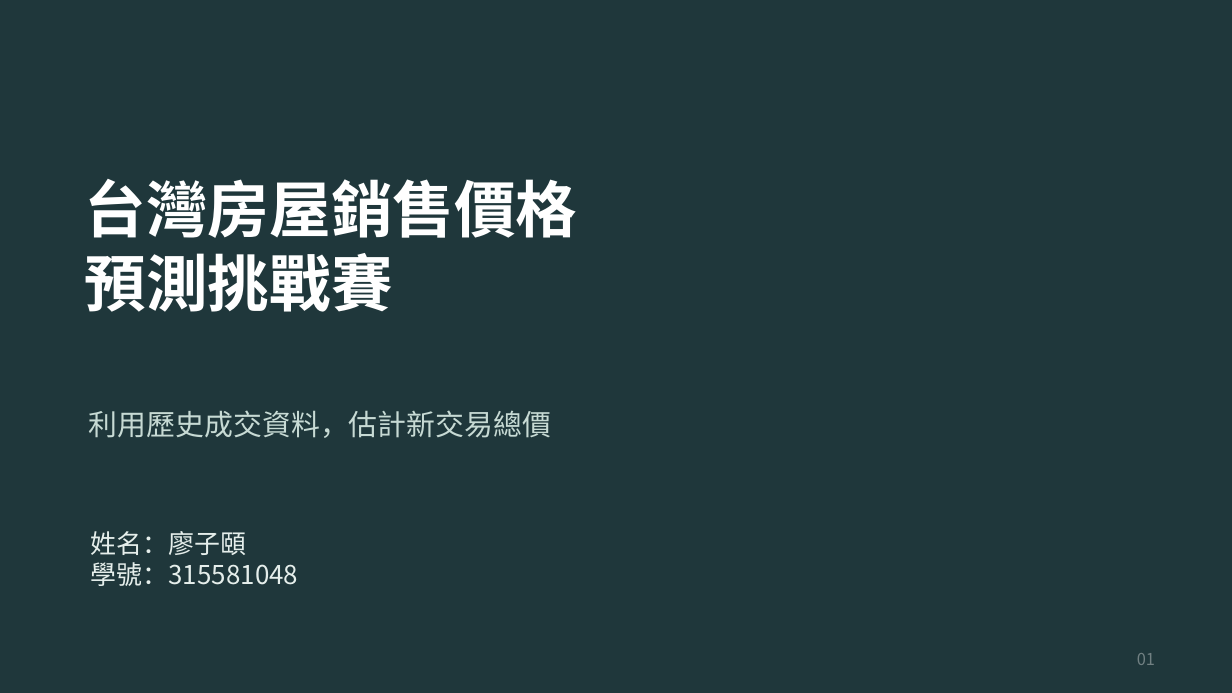
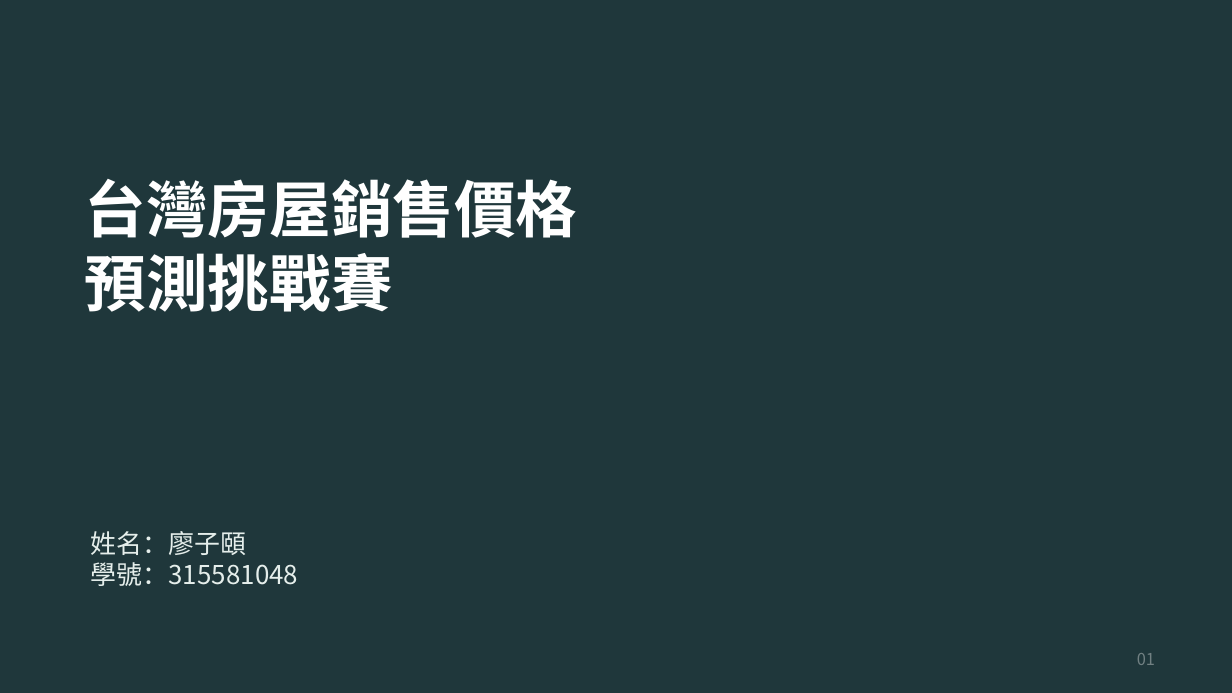
Before and after one commit to ziyi930108/nycu-house-price-regression, a slide deck: slide 1 of teaching/final_presentation/台灣房屋銷售價格預測挑戰賽_上台簡報.pptx. Drawn at 1232x693 pixels with LibreOffice and Linux fonts; fonts in the diff are those of the drawing. Boxes give left, top, right and bottom in pixels: in the first picture for what was removed or moved away, otherwise in the second. Text is boxed around its words. In the diff, an @@ line names an element or a change of style, - is before the commit and + after.

```diff
--- a/teaching/final_presentation/台灣房屋銷售價格預測挑戰賽_上台簡報.pptx
+++ b/teaching/final_presentation/台灣房屋銷售價格預測挑戰賽_上台簡報.pptx
@@ text removed at [89, 410, 552, 438] @@
-利用歷史成交資料，估計新交易總價
```
Also in this commit, not shown: 7 other files.
